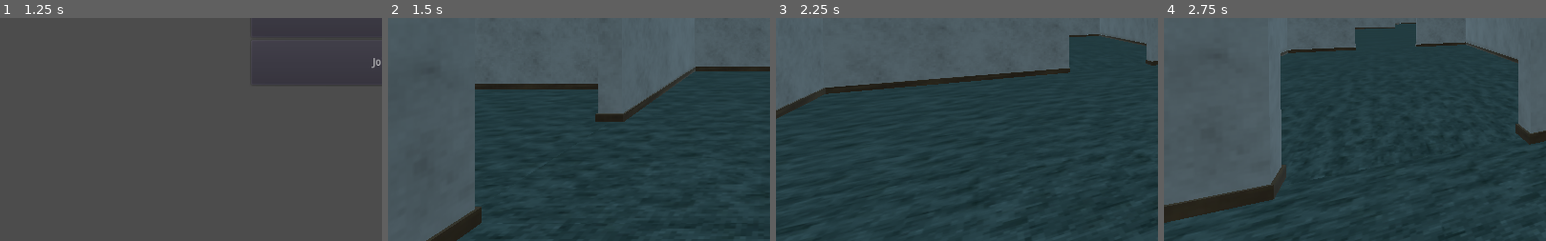
Above: before the commit, frames 1-4 (left to right).
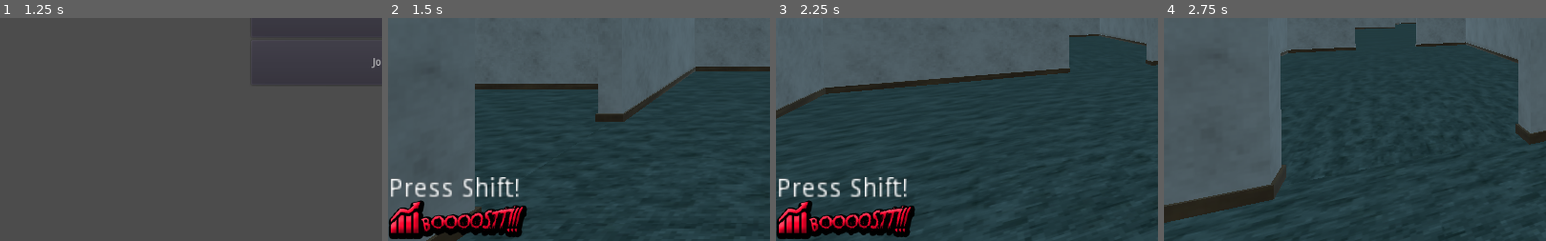
Above: after the commit, the same moments.

Repository: Xwilarg/EscapeTheCrunch
Game: Godot game, scene res://Resources/Scenes/FPSController.tscn
The game is run twice, just before and just after one commit, with the same random seed, the same clock (stepped at 60 frames per second) and the same inputs.
Inputs (mouse positions are % of the whole screen's width and height, from its top left):
- Up to frame 1 (1.25 s): click (50, 37) at 0.52 s; type "12" at 0.6 s; click (50, 42) at 0.75 s; type "12" at 0.83 s
- Up to frame 2 (1.5 s): click "Host" at 1.25 s
- Up to frame 3 (2.25 s): tap Enter at 2 s; move the mouse to (55, 50) at 2.02 s; hold W (move_forward) from 2.03 s (still down); hold E (action) from 2.03 s (still down)
- Up to frame 4 (2.75 s): keep holding W (move_forward); keep holding E (action); tap Shift (sprint) at 2.3 s
The pictures show only the part of the screen within x 0-50%, y 50-100%; the shares and areas given below are measured in that part.

Frame 1 is identical in both runs. In frame 2, 5.2% of the frame differs, in the area x 0-37%, y 71-100%; in frame 3, 5.2%; in frame 4, nothing differs.

Commit message:
Add sprint image

Diff:
--- a/Resources/Scenes/Player.tscn
+++ b/Resources/Scenes/Player.tscn
@@ -1,8 +1,9 @@
-[gd_scene load_steps=5 format=2]
+[gd_scene load_steps=6 format=2]
 
 [ext_resource path="res://Resources/Scenes/PlayerController.gd" type="Script" id=1]
 [ext_resource path="res://Resources/BGM/Spooky_office_-_SHGJ.mp3" type="AudioStream" id=2]
 [ext_resource path="res://Resources/BGM/Spooky_Chase_-_SHGJ.mp3" type="AudioStream" id=3]
+[ext_resource path="res://Resources/Assets/UI/interface_boost.png" type="Texture" id=4]
 
 [sub_resource type="CapsuleShape" id=3]
 
@@ -34,3 +35,21 @@
 
 [node name="BGMChase" type="AudioStreamPlayer" parent="."]
 stream = ExtResource( 3 )
+
+[node name="Sprint" type="TextureRect" parent="."]
+anchor_top = 0.908
+anchor_right = 1.0
+anchor_bottom = 1.0
+margin_top = -0.199982
+margin_right = -650.0
+margin_bottom = -10.0
+rect_scale = Vector2( 0.5, 0.5 )
+texture = ExtResource( 4 )
+
+[node name="Label" type="Label" parent="Sprint"]
+margin_left = 2.0
+margin_top = -63.2
+margin_right = 73.0
+margin_bottom = -49.2
+rect_scale = Vector2( 5, 5 )
+text = "Press Shift!"
--- a/Resources/Scenes/PlayerController.gd
+++ b/Resources/Scenes/PlayerController.gd
@@ -7,7 +7,7 @@
 export var interactionDistance = 3
 export var doorDistance = 5
 
-export var sprintCooldownRef = 3.0
+export var sprintCooldownRef = 6.0
 export var sprintDuration = 2.0
 
 var sprintCooldown = 0
@@ -18,6 +18,8 @@
 var safeTarget: Object
 var id = 1
 var currentKey: bool = false;
+
+var sprintUI: Object
 
 var bgmCalm: Object
 var bgmChase: Object
@@ -32,6 +34,7 @@
 
 func _ready():
 	door = get_node("../NavigationMeshInstance/World/Map/Door")
+	sprintUI = get_node("Sprint")
 	bgmCalm = get_node("BGMCalm")
 	bgmChase = get_node("BGMChase")
 	bgmCalm.play()
@@ -62,6 +65,7 @@
 	if Input.is_action_pressed("sprint") and !currentKey and sprintCooldown <= 0.0:
 		sprintDurationTimer = sprintDuration
 		sprintCooldown = sprintCooldownRef + sprintDuration
+		sprintUI.hide()
 
 func lose_badge():
 	if currentKey:
@@ -73,7 +77,8 @@
 		sprintDurationTimer -= delta
 	if sprintCooldown > 0.0:
 		sprintCooldown -= delta
-		print(sprintCooldown)
+		if sprintCooldown <= 0.0:
+			sprintUI.show()
 
 	label.hide()
 
Binary file added: Resources/Assets/UI/interface_boost.png
Not shown, added: Resources/Assets/UI/interface_boost.png.import
